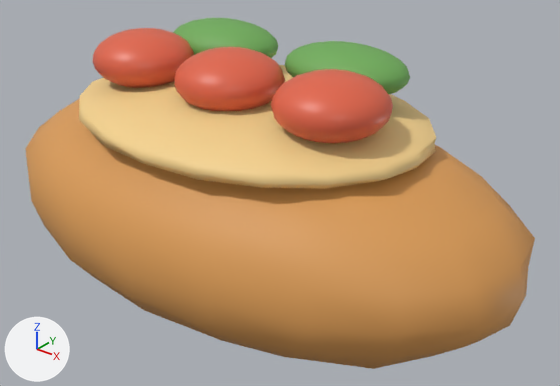
Two versions of the glTF model models/catch_breads/bread_shrimp_avocado.glb, one commit apart.
The view is the same before and after, from a 50 mm lens placed at (0.732, -0.839, 0.552), pointed at (0.045, 0.021, 0.019). The axes (+X, +Y, +Z) are drawn at lower left. The lights are the same throughout. The picture after the commit comes second. Where no turn or scale is listed for an object, it has been applied to the vertices.

The first picture shows 'えび', 'えび.001', 'えび.002', 'ふっくらした生地.011', 'アボカド', 'アボカド.001', '具材を載せるくぼみ.008'.
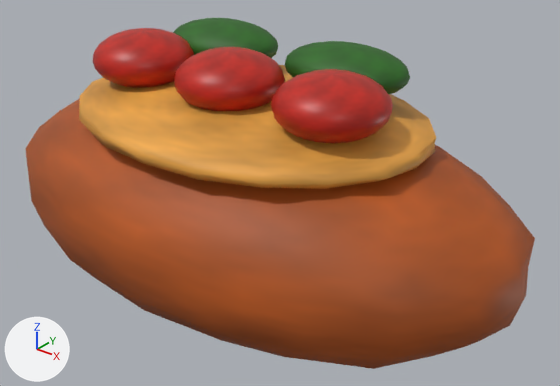
What differs and where, as boxes (x1, y1, x2, y2) in the pictures (560 x 386 px):
'ふっくらした生地.011', surface changed (orange to brown)
    both: (26, 98, 535, 369)
'具材を載せるくぼみ.008', surface changed (beige to orange)
    both: (79, 64, 436, 189)
'えび.002', surface changed (darker)
    both: (271, 69, 393, 143)
'えび.001', surface changed (darker)
    both: (174, 47, 285, 112)
'えび', surface changed (darker)
    both: (92, 28, 194, 88)
'アボカド.001', surface changed (darker)
    both: (285, 41, 410, 94)
'アボカド', surface changed (darker)
    both: (173, 18, 278, 58)

What the commit changed:
Picture 'material_09' (img_material_09) is new.
Picture 'material_08' (img_material_08) is new.
Picture 'material_03' (img_material_03) is new.
Picture 'material_02' (img_material_02) is new.
In material '焼きたての山吹色' (mat_焼きたての山吹色), base_color is no longer (0.72, 0.34, 0.095), orange #dd9e57.
In material '焼きたての山吹色' (mat_焼きたての山吹色), texture is now set to img_material_02.
In material '薄焼きの生地' (mat_薄焼きの生地), base_color is no longer (0.92, 0.65, 0.27), beige #f6d38e.
In material '薄焼きの生地' (mat_薄焼きの生地), texture is now set to img_material_03.
In material 'トマト・ジャム' (mat_トマト_ジャム), base_color is no longer (0.77, 0.13, 0.065), red #e36548.
In material 'トマト・ジャム' (mat_トマト_ジャム), texture is now set to img_material_08.
In material '青菜・ハーブ' (mat_青菜_ハーブ), base_color is no longer (0.16, 0.42, 0.1), green #6fad59.
In material '青菜・ハーブ' (mat_青菜_ハーブ), texture is now set to img_material_09.
